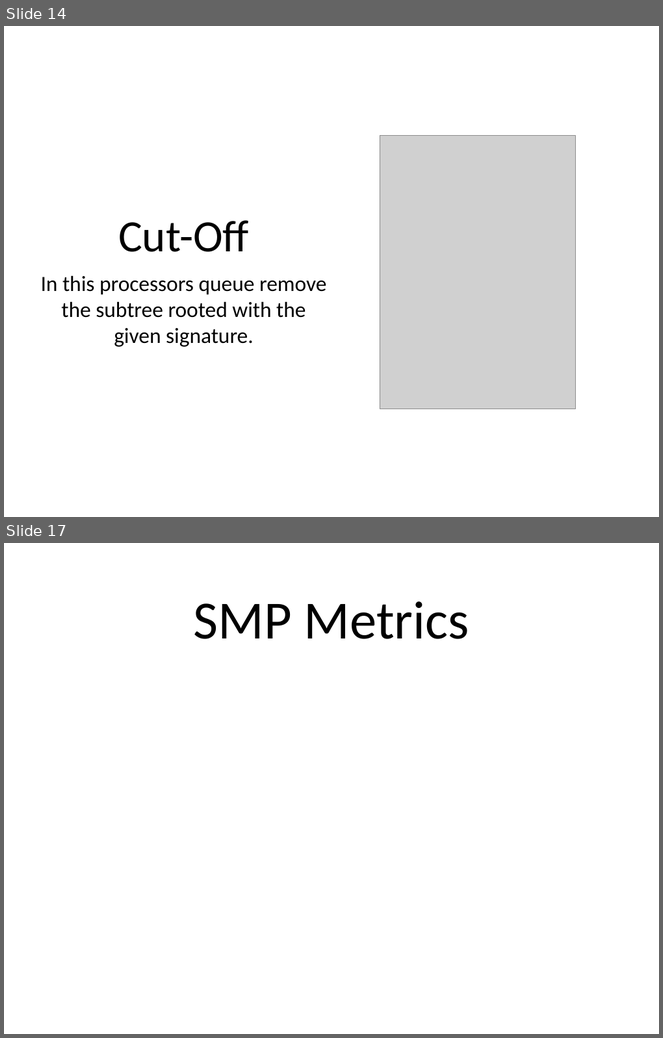
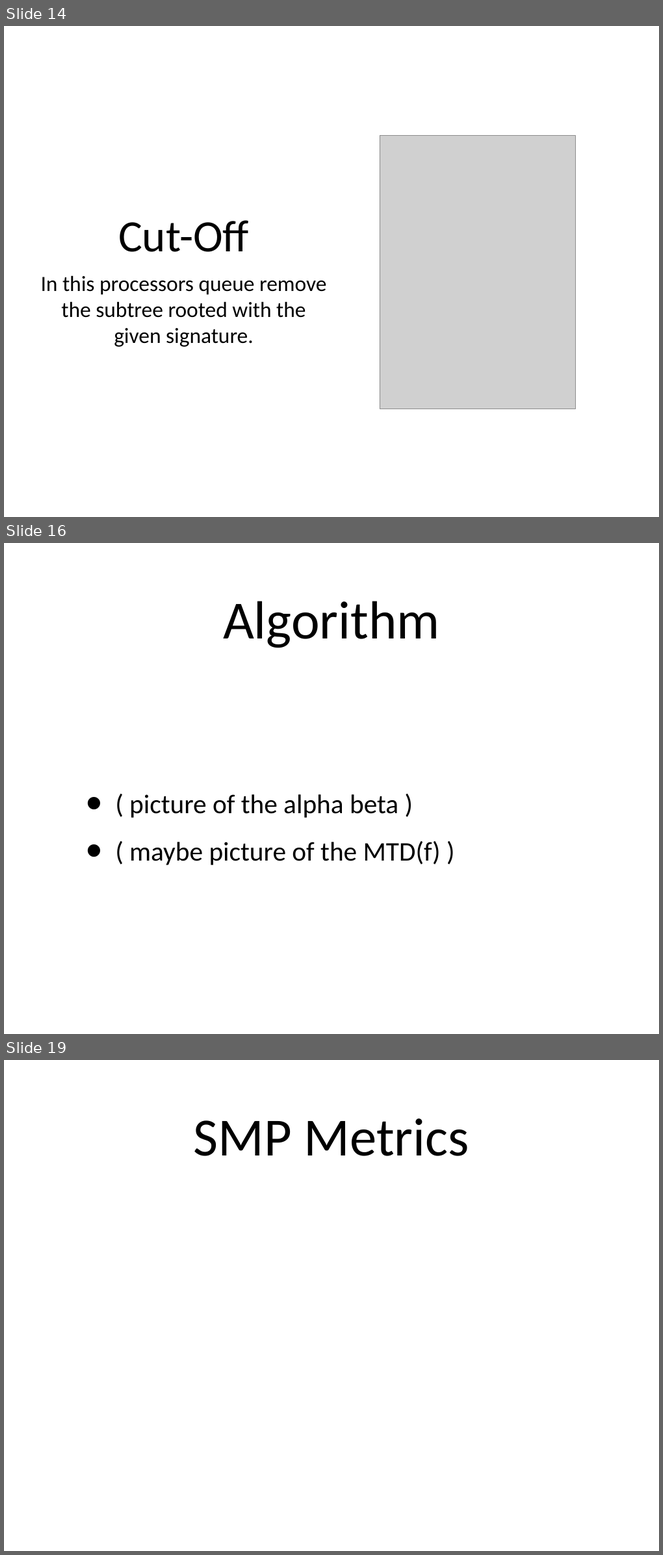
Before and after one commit to amod0017/rit-othello, a slide deck: Othello/other/Othello-Presentation-2.ppt. Shown one above the other, each under a label of ours: slides 14 and 17 before the commit, slides 14, 16 and 19 after it; the slides between them are not shown. The pictures are 663x1038 and 663x1555 pixels, drawn with LibreOffice and Linux fonts; fonts in the diff are those of the drawing; grey boxes stand for pictures. Boxes give left, top, right and bottom in pixels: in the first picture for what was removed or moved away, otherwise in the second. Text is boxed around its words. In the diff, an @@ line names an element or a change of style, - is before the commit and + after.

```diff
--- a/Othello/other/Othello-Presentation-2.ppt
+++ b/Othello/other/Othello-Presentation-2.ppt
@@ slide 16 added at [4,543,659,1034], background #FFFFFF @@
@@ title added at [223,601,440,648], 84 pt, text #000000 @@
+Algorithm
@@ text added at [129,795,441,865], 42 pt, text #000000 @@
+• ( picture of the alpha beta )
+• ( maybe picture of the MTD(f) )
@@ what was slide 17 is now slide 19 @@
```
Also in this commit, not shown: 1 slide changed, 6 other slides added, 4 slides removed.
